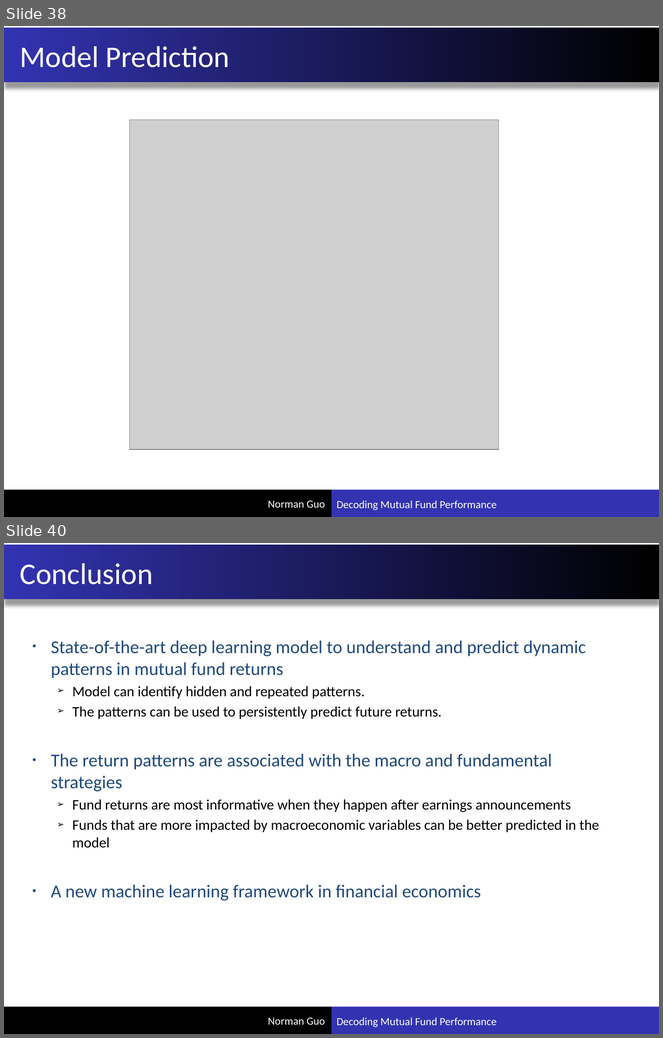
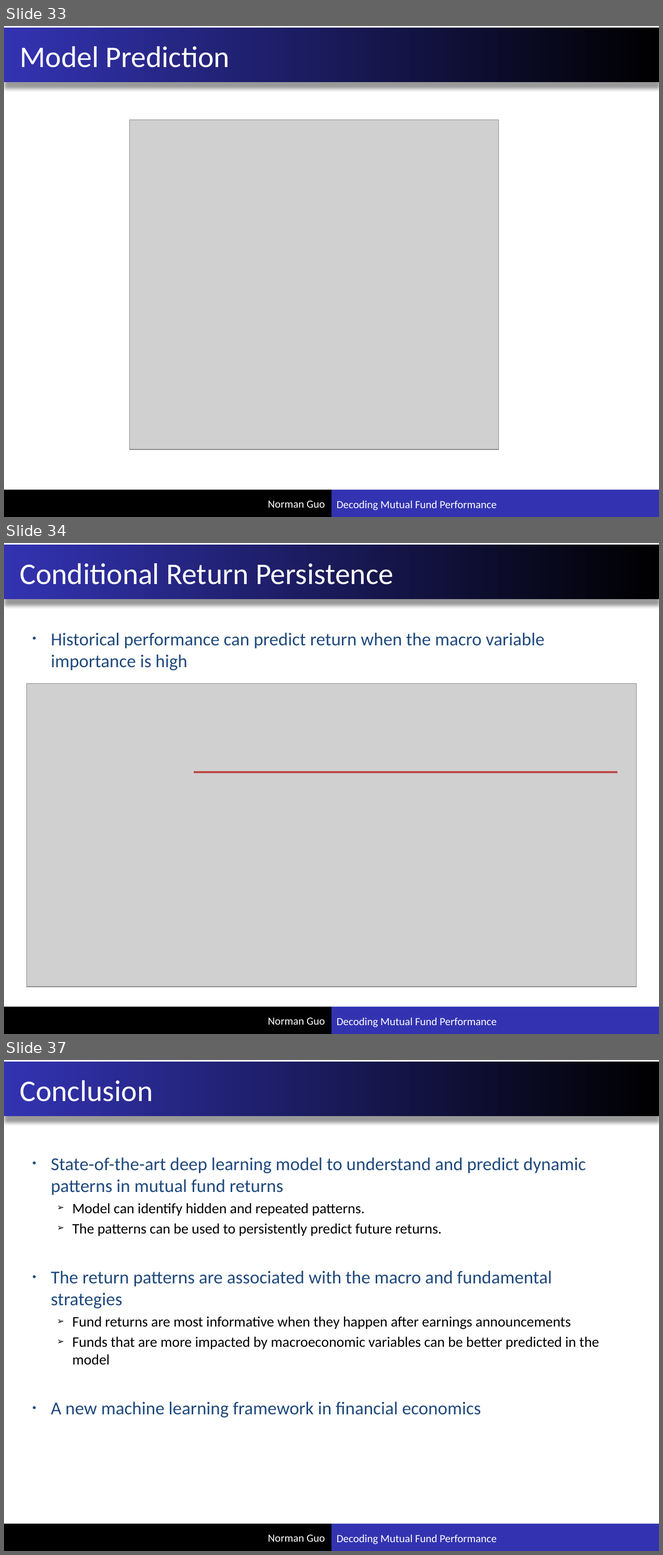
Before and after one commit to xuxiguo/ace_portfolio, a slide deck: pdf/Decoding Mutual Fund Performance.pptx. Shown one above the other, each under a label of ours: slides 38 and 40 before the commit, slides 33, 34 and 37 after it; the slides between them are not shown. The pictures are 663x1038 and 663x1555 pixels, drawn with LibreOffice and Linux fonts; fonts in the diff are those of the drawing; grey boxes stand for pictures. Boxes give left, top, right and bottom in pixels: in the first picture for what was removed or moved away, otherwise in the second. Text is boxed around its words. In the diff, an @@ line names an element or a change of style, - is before the commit and + after.

```diff
--- a/pdf/Decoding Mutual Fund Performance.pptx
+++ b/pdf/Decoding Mutual Fund Performance.pptx
@@ slide 34 added at (4,543,659,1034), background #FFFFFF; not listed: 5 template elements that a slide beside it also shows @@
@@ title added at (20,563,393,585), 33 pt, text #FFFFFF @@
+Conditional Return Persistence
@@ text added at (51,632,545,670), 20 pt, text #1F497D @@
+• Historical performance can predict return when the macro variable importance is high
@@ picture added at (27,683,637,987) @@
@@ line added from (194, 772) to (618, 772), #BF4C48 2.25 pt @@
@@ what was slide 38 is now slide 33 @@
@@ what was slide 40 is now slide 37 @@
```
Also in this commit, not shown: 7 slides changed, 2 other slides added, 6 slides removed.
